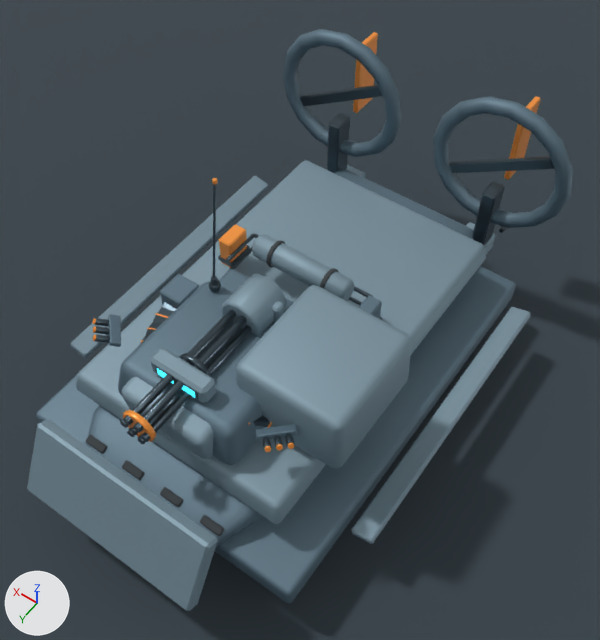
One commit to the Blender file content/source-art/tidebreaker-hovercraft.blend: the scene before it, then after it.
Rendered twice from a 50 mm camera at (-2.46, 3.3, 6.12) aimed at (-0.18, 0.11, 1.11). The lights are fixed; the arrows at lower left show +X, +Y and +Z. The picture after the commit comes second.

The older version as bpy lines, for what is in view:
```python
me_cube_007 = bpy.data.meshes.new('Cube.007')
me_cube_007.from_pydata(...)  # 24 vertices, 26 faces; spans x -0.77..0.77, y -0.19..0.19, z -0.29..0.29
me_cube_007.materials.append(mat_tidebreakerhovercraft_lightarmor)  # greyish blue #8199a6
me_cylinder_019 = bpy.data.meshes.new('Cylinder.019')
me_cylinder_019.from_pydata(...)  # 48 vertices, 50 faces; spans x -0.028..0.028, y -0.55..0.55, z -0.028..0.028
me_cylinder_019.materials.append(mat_tidebreakerhovercraft_gunmetal)  # greyish blue #4b5961
me_torus_001 = bpy.data.meshes.new('Torus.001')
me_torus_001.from_pydata(...)  # a torus around y (ring radius 0.55, tube radius 0.07) spanning x -0.62..0.62, y -0.061..0.061, z -0.62..0.62
me_torus_001.polygons.foreach_set('use_smooth', [True] * 96)
me_torus_001.materials.append(mat_tidebreakerhovercraft_primaryarmor)  # blue #617986
ob_tidebreakerhovercraftarmor_bowramp = bpy.data.objects.new('TidebreakerHovercraftArmor_BowRamp', me_cube_007)
ob_tidebreakerhovercraftarmor_bowramp.location = (0.0, 2.02, 0.82)
ob_tidebreakerhovercraftengine_propduct_r = bpy.data.objects.new('TidebreakerHovercraftEngine_PropDuct_R', me_torus_001)
ob_tidebreakerhovercraftengine_propduct_r.location = (0.78, -1.85, 1.55)
ob_tidebreakerhovercraftgatling_r_barrel_4 = bpy.data.objects.new('TidebreakerHovercraftGatling_R_Barrel_4', me_cylinder_019)
ob_tidebreakerhovercraftgatling_r_barrel_4.location = (-0.09, 1.15, 1.45)
# also in view: 'TidebreakerHovercraftSensor_Visor_Housing' at (0.0, 1.2, 1.5); 'TidebreakerHovercraftJoint_PropPylon_L' at (-0.78, -1.85, 0.98); 'TidebreakerHovercraftEngine_PropBlade_L' at (-0.78, -1.85, 1.55); 'TidebreakerHovercraftTurret_MantletHousing' at (0.0, 1.26, 1.22); 'TidebreakerHovercraftGatling_R_Barrel_5' at (-0.05, 1.15, 1.53)
```
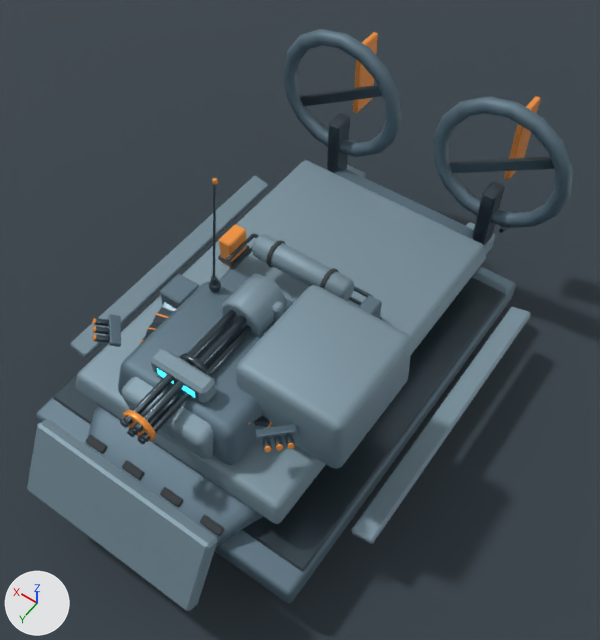
What differs and where, as boxes (x1, y1, x2, y2) in the pictures (600 x 640 px):
'TidebreakerHovercraftHover_PerimeterBumper', added: after (53, 277, 506, 571)
'TidebreakerHovercraftHover_RepulsorSkirt', unchanged, covered by the edit: (36, 266, 516, 603) in both

What the commit changed:
Mesh me_cube_064 is new.
It has 24 vertices, 26 faces and spans x -1.22..1.22, y -1.53..1.53, z -0.03..0.03.
It uses material mat_tidebreakerhovercraft_gunmetal (greyish blue #4b5961).
Object 'TidebreakerHovercraftHover_PerimeterBumper' (ob_tidebreakerhovercrafthover_perimeterbumper) is new; it shows me_cube_064.
Its location is (0.0, 0.0, 0.52).
